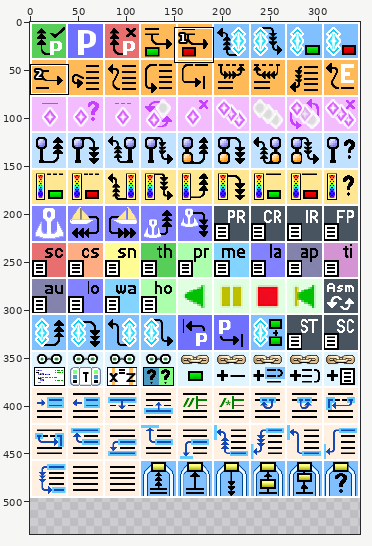
Sprite sheet -- vvm/core/vdebug/graphics/vdebug_icons.png. The picture above shows the old version from afar; the outline marks the close-up.
Close-up. Before:
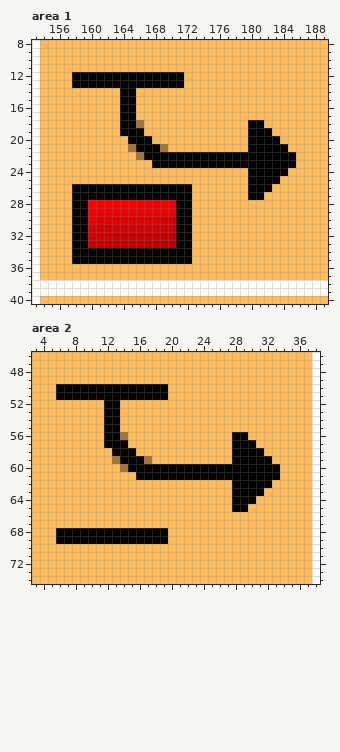
The file is 344x496 pixels. Colours within 5 levels of each other are drawn and written as one. Shown: area 1: x 153..189, y 8..40; area 2: x 3..38, y 46..74. The old version is drawn lined up with the new one, on the new canvas. The commit also changed other parts of the picture, which this record leaves out.
The same view after the edit:
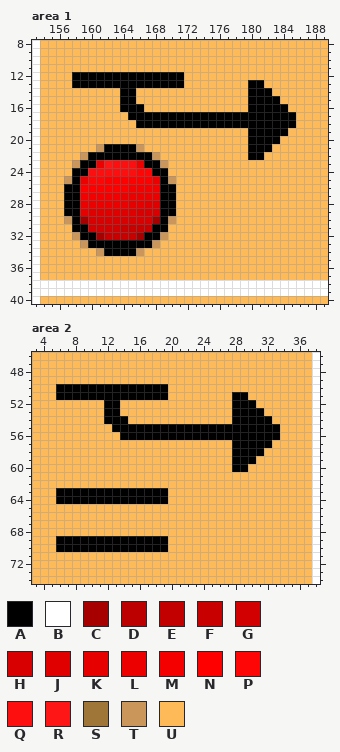
Palette (. is transparent): A #000000  B #ffffff  C #a60000  D #bc0000  E #c20000  F #c80000  G #d20000  H #d80000  J #e00000  K #e60000  L #ec0000  M #f40000  N #fe0000  P #ff0606  Q #fe0f0f  R #fe1515  S #a07537fd  T #cb965a  U #ffba57fd
The edit:
canvas 344x496 -> 344x534
Changed rows in their new state; - is an unchanged pixel.
Area 1:
first column x 157:
13 -----------------------AA----
14 -----------------------AAA---
15 -----------------------AAAA--
16 ---------A-------------AAAAA-
17 -------U-AAAAAAAAAAAAAAAAAAAA
18 -------UUAAAAAAAAAAAAAA--AAAA
19 -------UUU----------------AA-
20 --------UUU------------------
21 ----TAAAATUUU-------------UU-
22 --TAAAAAAA-TUUUUUUUUUUU--UUUU
23 -TAALRQQQLA-TUUUUUUUUUUUUUUUU
24 -AAQQQQQQPPAA----------UUUUU-
25 TALPPNNNNNNLAT---------UUUU--
26 A-NNNNNNMMMM--UU-------UUU---
27 A-MMMMMLLLLL--UU-------UU----
28 A-LLLLLLKKJJAAUU-------------
29 A-KJJJJJJHHHAAUU-------------
30 T-CHHHHHHHHCATUU-------------
31 ---GGGGFFFFAAUUU-------------
32 -T-ACF---CAATUUU-------------
33 -UTAAAAAAAATUUUU-------------
34 -UUUT----TUUUUUU-------------
35 -UUUUUUUUUUUUUUU-------------
Area 2:
first column x 6:
51 ----------------------AA----
52 ----------------------AAA---
53 ----------------------AAAA--
54 --------A-------------AAAAA-
55 ------U-AAAAAAAAAAAAAAAAAAAA
56 ------UUAAAAAAAAAAAAAA--AAAA
57 ------UUU----------------AA-
58 -------UUU------------------
59 -------UUUUU-------------UU-
60 --------UUUUUUUUUUUUUU--UUUU
61 ----------UUUUUUUUUUUUUUUUUU
62 ----------------------UUUUU-
63 AAAAAAAAAAAAAA--------UUUU--
64 AAAAAAAAAAAAAA--------UUU---
65 ----------------------UU----
68 UUUUUUUUUUUUUU--------------
70 AAAAAAAAAAAAAA--------------
